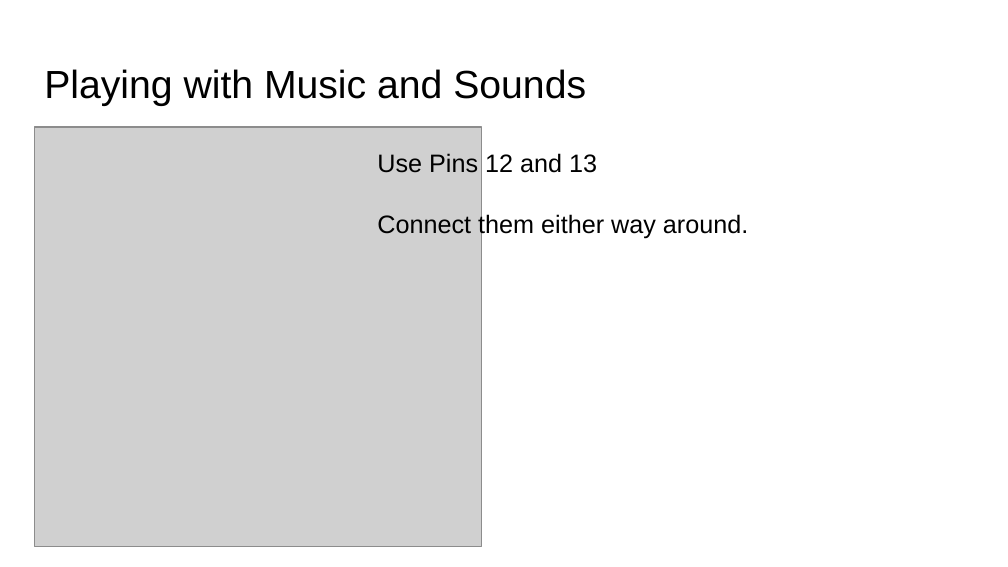
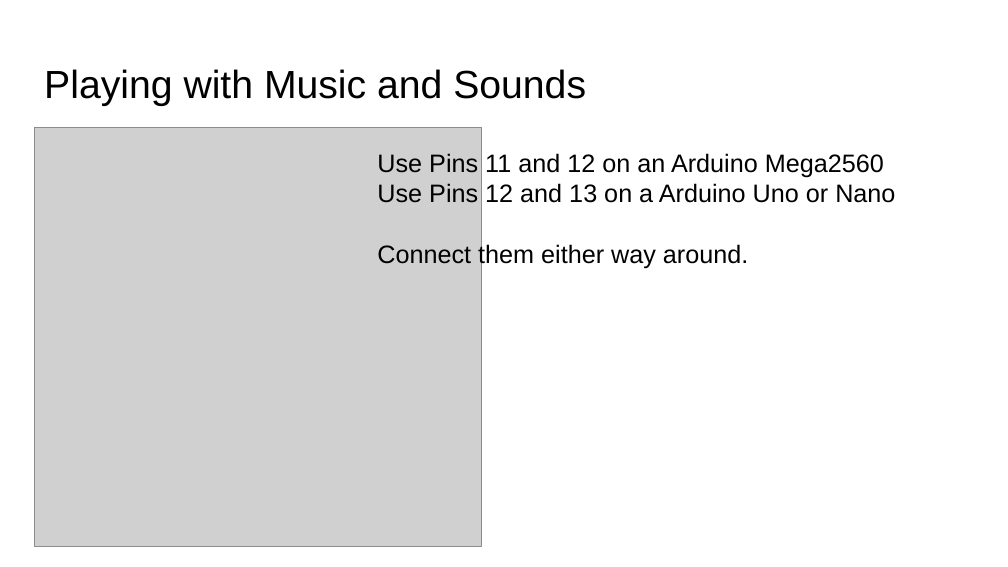
Before and after one commit to weirdworkshop/CreativePhysicalComputing, a slide deck: slide 4 of Week4/Week 4.pptx. Drawn at 1008x567 pixels with LibreOffice and Linux fonts; fonts in the diff are those of the drawing; grey boxes stand for pictures. Boxes give left, top, right and bottom in pixels: in the first picture for what was removed or moved away, otherwise in the second. Text is boxed around its words. In the diff, an @@ line names an element or a change of style, - is before the commit and + after.

Commit message:
Also corrected error in diagram

```diff
--- a/Week4/Week 4.pptx
+++ b/Week4/Week 4.pptx
@@ text at [377,153,895,203]: text changed @@
-Use Pins 12 and 13
+Use Pins 11 and 12 on an Arduino Mega2560
+Use Pins 12 and 13 on a Arduino Uno or Nano
```
